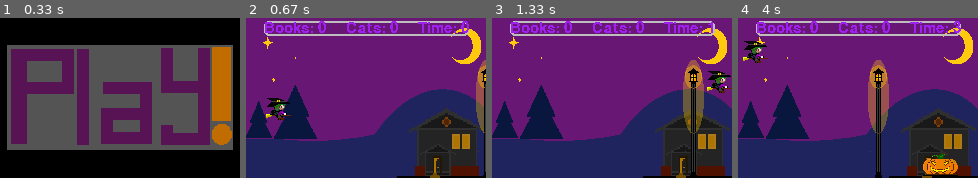
Above: before the commit, frames 1-4 (left to right).
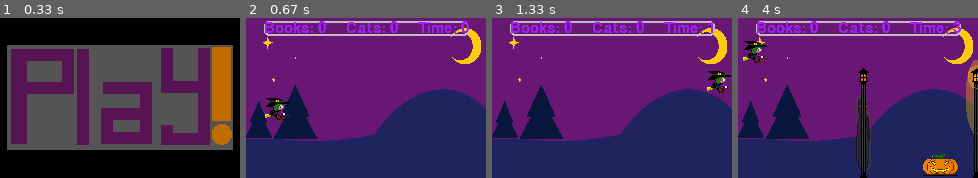
Above: after the commit, the same moments.

Repository: aflytle/AlyGame
Game: pygame game, started from New folder/AlyGameGBAScale.py
Two runs of this game, one before a commit and one after it. Both use one fixed random seed, a clock stepped at 60 frames per second and the inputs below.
Inputs (mouse positions are in pixels of both pictures, inside the frame that each line leads up to):
- Up to frame 1 (0.33 s): no input
- Up to frame 2 (0.67 s): press the mouse at (442, 93) at 0.37 s; move the mouse to (404, 99) at 0.47 s; release the mouse at (366, 107) at 0.6 s
- Up to frame 3 (1.33 s): hold Right 0.67-1.13 s; move the mouse to (554, 99) at 0.7 s; hold Up from 1.17 s (still down)
- Up to frame 4 (4 s): release Up at 1.47 s; press the mouse at (973, 118) at 2.03 s; move the mouse to (925, 125) at 2.13 s; release the mouse at (877, 131) at 2.27 s; hold Left 2.33-2.87 s; hold Down 2.9-3.2 s; hold Up from 3.67 s (still down)

Frame 1 is identical in both runs. In frame 2, 12% of the frame differs, in the area x 7-100%, y 26-100%; in frame 3, 12%; in frame 4, 18%, in the area x 48-100%, y 26-100%.

Commit message:
Made sprites out of background objects, which still need tweaking. Definitely need to get the timing down. If the leftward speed is too slow, the objects get stuck at the left side of the screen so I have to make the houses and lamps move faster. I need to add level controls, and make the level objects better. This can be done by implementing different backdrop subsettings for example.

Diff:
--- a/New folder/AlyGameGBAScale.py
+++ b/New folder/AlyGameGBAScale.py
@@ -68,7 +68,7 @@
     #create a surface on screen that has a given m x n pixel size
     screen_width = 240 #background size
     screen_length = 160 #background size
-    screen = pygame.display.set_mode((screen_width, screen_length))
+    screen = pygame.display.set_mode((screen_width, screen_length), RESIZABLE)
     #screen = pygame.display.set_mode((240, 180)) #what the demo uses
 
     #text setup
@@ -134,18 +134,24 @@
     background_surface = pygame.image.load('AlyGameBackGroundGBA.png').convert()#convert speeds this up
 
     #House object for animation: size = 500 x 500
-    houseOne_surface = pygame.image.load('House1GBA.png').convert_alpha()#only convert background
-    houseOne_rect = houseOne_surface.get_rect(midbottom = (200,160))
+    #houseOne_surface = pygame.image.load('House1GBA.png').convert_alpha()#only convert background
+    #houseOne_rect = houseOne_surface.get_rect(midbottom = (200,160))
     #house_x = 1000 #initial x position = 1000 - 500 = 500
 
 
     #lamp objects
-    lamp1_surf = pygame.image.load('lampGBA.png').convert_alpha()
-    lamp1_rect = lamp1_surf.get_rect(midbottom = (240,160))
-    lamp2_surf = pygame.image.load('lampGBA.png').convert_alpha()
-    lamp2_rect = lamp2_surf.get_rect(midbottom = (120,1600))
-
-
+    #lamp1_surf = pygame.image.load('lampGBA.png').convert_alpha()
+    #lamp1_rect = lamp1_surf.get_rect(midbottom = (240,160))
+    #lamp2_surf = pygame.image.load('lampGBA.png').convert_alpha()
+    #lamp2_rect = lamp2_surf.get_rect(midbottom = (120,1600))
+
+    Background_Buttons = pygame.sprite.Group()
+    BACKGROUND_TIMER_1 = pygame.USEREVENT + 4
+    BACKGROUND_TIMER_2 = pygame.USEREVENT + 5
+    pygame.time.set_timer(BACKGROUND_TIMER_1, 4000)
+    pygame.time.set_timer(BACKGROUND_TIMER_2, 1500)
+
+    #Class_fileGBA.Backdrop_Button()
 
 
 
@@ -162,12 +168,6 @@
     #screen.blit(logo, (50,50))
     pygame.display.flip()
 
-    # define the position of the logo
-    xpos = 200
-    ypos = 200
-    # how many pixels we move the logo each frame
-    step_x = 10
-    step_y = 10
 
     #define a variable to control the main loop
     running = True #needs a Boolean argument to run the loop
@@ -177,7 +177,7 @@
     timer = 0
 
     maxvel = 10
-    minvel = 1
+    minvel = 0
 
     #game variables
     #idea board:
@@ -189,6 +189,8 @@
     #while game_paused runs the pause function
     game_active = 0 #game key: 0 = open, 1 = pause, 2 = end game, 3 = level 1,...
     game_paused = False
+    Level = 0
+    obstacle_type = [[],['pumpkin', 'bat'],[1,2],[1,2]]
 
 
 
@@ -204,10 +206,26 @@
                 #screen.blit(title_men1,title_men1_rect)# Title
                 #screen.blit(title_men2, title_men2_rect)
                 #screen.blit(control_men, control_men_rect)# controls
-                click = play_button.draw(screen)
-                if click == True:
-                    game_active = True
-                pygame.display.flip()
+
+                if Level == 0:
+
+                    click = play_button.draw(screen)
+                    if click == True:
+                        game_active = True
+                        Level = 1
+                    pygame.display.flip()
+
+                else:
+
+                    continue
+                    #display new level animation
+                    #make level start button
+
+            #else:
+
+                #display pause background, score, and resume button
+
+
 
 
 
@@ -229,9 +247,10 @@
             #Game Exit
             if event.type == pygame.QUIT:
 
-                #change the calue to False, exit the infinite loop
+                #change the value to False, exit the infinite loop
                 running = False
-                #sys.exit()
+                sys.exit()
+
 
 
             #Active game commands
@@ -259,31 +278,31 @@
                         #game_paused = True
                         #game_active = (game_active + 1)%2
 
-                                #Obstacle timer constructions
-
+
+                #Obstacle timer constructions
                 if event.type == OBSTACLE_TIMER_1:
-                    obstacles.add(Class_fileGBA.Obstacle('pumpkin'))
+                    obstacles.add(Class_fileGBA.Obstacle(obstacle_type[Level][0]))
 
                 if event.type == OBSTACLE_TIMER_2:
-                    obstacles.add(Class_fileGBA.Obstacle('bat'))
+                    obstacles.add(Class_fileGBA.Obstacle(obstacle_type[Level][1]))
 
                 if event.type == OBSTACLE_TIMER_3:
                     retrievables.add(Class_fileGBA.Retrievable(random.choice(['book', 'book', 'book', 'cat'])))
 
 
-
+                #backdrop timers
+                if event.type == BACKGROUND_TIMER_1:
+                    Background_Buttons.add(Class_fileGBA.Backdrop_Button('house'))
+
+                if event.type == BACKGROUND_TIMER_2:
+                    Background_Buttons.add(Class_fileGBA.Backdrop_Button('lamp'))
 
 
                 if event.type == pygame.KEYUP:
                     if event.key == pygame.K_UP or event.key == pygame.K_DOWN:
                         player_yvel = 0
 
-            else:
-                if event.type == pygame.KEYDOWN:
-                    if event.key == pygame.K_SPACE:
-                        game_active = True
-                        #pump1_rect.left = 1200
-                        #bat_rect.left = 1300
+
 
 
 
@@ -293,12 +312,15 @@
             #display objects in order from back to front
             #display_score(score_text = )
             screen.blit(background_surface,(0,0))
-            screen.blit(houseOne_surface,houseOne_rect) #0, LENGTH - HOUSE HEIGHT
-            screen.blit(lamp1_surf,lamp1_rect)
-            screen.blit(lamp2_surf, lamp2_rect)
+            #screen.blit(houseOne_surface,houseOne_rect) #0, LENGTH - HOUSE HEIGHT
+            #screen.blit(lamp1_surf,lamp1_rect)
+            #screen.blit(lamp2_surf, lamp2_rect)
 
 
             #screen.blit(player_surf,player_rect)
+            Background_Buttons.draw(screen)
+            Background_Buttons.update()
+
             player_2.draw(screen)
             player_2.update(minvel)
 
@@ -307,6 +329,8 @@
 
             retrievables.draw(screen)
             retrievables.update()
+
+
 
 
             pygame.draw.rect(screen,'Grey',score_rect,width = 2,border_radius=5)
@@ -334,20 +358,21 @@
                 pygame.time.wait(1000)
                 game_active = False
                 game_paused = True
+                Level += 1
                 #continue
 
             #animated portion of background
-            houseOne_rect.x -= .1*(player_xvel + minvel)
-            if houseOne_rect.right < -35:
-                houseOne_rect.left = 250 #loop the house position
-
-            lamp1_rect.x -= .1*(7/5)*(player_xvel + minvel)
-            if lamp1_rect.right < -20:
-                lamp1_rect.left = 240
-
-            lamp2_rect.x -= .1*(7/5)*(player_xvel + minvel)
-            if lamp2_rect.right < -20:
-                lamp2_rect.left = 240
+            #houseOne_rect.x -= .1*(player_xvel + minvel)
+            #if houseOne_rect.right < -35:
+             #   houseOne_rect.left = 250 #loop the house position
+
+            #lamp1_rect.x -= .1*(7/5)*(player_xvel + minvel)
+            #if lamp1_rect.right < -20:
+             #   lamp1_rect.left = 240
+
+            #lamp2_rect.x -= .1*(7/5)*(player_xvel + minvel)
+            #if lamp2_rect.right < -20:
+             #   lamp2_rect.left = 240
 
 
 
@@ -360,6 +385,11 @@
                 ret.xvel += minvel/500
             for obs in obstacles:
                 obs.xvel += minvel/500
+            for butt in Background_Buttons:
+                if butt.type == 'lamp':
+                    butt.xvel = (7/10)*(minvel)
+                elif butt.type == 'house':
+                    butt.xvel = .5*(minvel)
 
             #book score
             #if
--- a/New folder/Class_fileGBA.py
+++ b/New folder/Class_fileGBA.py
@@ -186,9 +186,6 @@
         self.yvel = -.5
         self.collisions = False
 
-
-
-
     def update(self):
         self.animation_state()
         self.rect.x -= self.xvel
@@ -200,7 +197,7 @@
 
 class Button():
 
-    def __init__(self, x, y, image, scale):
+    def __init__(self, x, y, image, scale): #add type
         width = image.get_width()
         height = image.get_height()
         self.x = x
@@ -227,3 +224,82 @@
         surface.blit(self.image, (self.x, self.y))
 
         return action
+
+
+
+class Backdrop_Button(pygame.sprite.Sprite):
+
+    def __init__(self, type): #add type
+
+        super().__init__()
+
+        self.clicked = False
+        self.type = type
+
+        if type == 'lamp':
+            lamp1 = pygame.image.load('lamp1GBA.png').convert_alpha()
+            lamp2 = pygame.image.load('lamp2GBA.png').convert_alpha()
+            self.frames = [lamp1,lamp2]
+            y_pos = 160
+            self.xvel = 0
+            self.animation_inc = .04
+            self.bonk_image = pygame.image.load('lamp_bonkGBA.png').convert_alpha()
+
+        elif type == 'house':
+            house1 = pygame.image.load('House1GBA.png').convert_alpha()
+            house2 = pygame.image.load('House2GBA.png').convert_alpha()
+            self.frames = [house1,house2]
+            y_pos = 160
+            self.xvel = 0
+            self.animation_inc = .04
+            self.bonk_image = pygame.image.load('House_bonkGBA.png').convert_alpha()
+
+        self.animation_index = 0
+        self.image = self.frames[self.animation_index]
+        self.rect = self.image.get_rect(midbottom = (random.randint(250,300),y_pos))
+
+
+#    def draw(self, surface):
+#
+ #       pos = pygame.mouse.get_pos()
+#
+ #       if self.rect.collidepoint(pos):
+  #          if pygame.mouse.get_pressed()[0] == 1 and self.clicked == False:
+   #             self.clicked == True
+    #            self.image = self.bonk_image
+#
+#
+ #       if pygame.mouse.get_pressed()[0] == 0:
+  #          self.clicked = False
+#
+
+    def animation_state(self):
+        #self.bonk_image = pygame.image.load('Bonk.png').convert_alpha()
+        self.animation_index += self.animation_inc
+        pos = pygame.mouse.get_pos()
+
+        if self.rect.collidepoint(pos):
+            if pygame.mouse.get_pressed()[0] == 1 and self.clicked == False:
+                self.clicked == True
+                self.image = self.bonk_image
+
+
+        if pygame.mouse.get_pressed()[0] == 0:
+            self.clicked = False
+
+        if self.animation_index >= len(self.frames):
+            self.animation_index = 0
+        if self.image == self.bonk_image:
+            self.image = self.bonk_image
+        else:
+            self.image = self.frames[int(self.animation_index)]
+
+    def destroy(self):
+        if self.rect.right <= -10:
+            self.kill()
+
+    def update(self):
+        self.animation_state()
+        #self.draw()
+        self.rect.x -= self.xvel
+        self.destroy()
Binary file added: New folder/House2GBA.png
Binary file added: New folder/House_bonkGBA.png
Binary file added: New folder/lamp1GBA.png
Binary file added: New folder/lamp2GBA.png
Binary file added: New folder/lamp_bonkGBA.png
